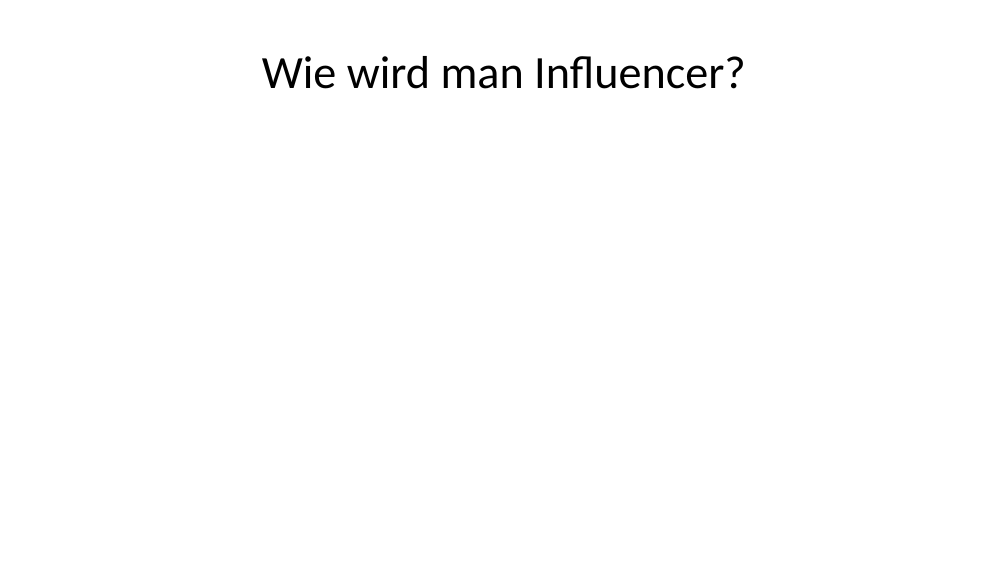
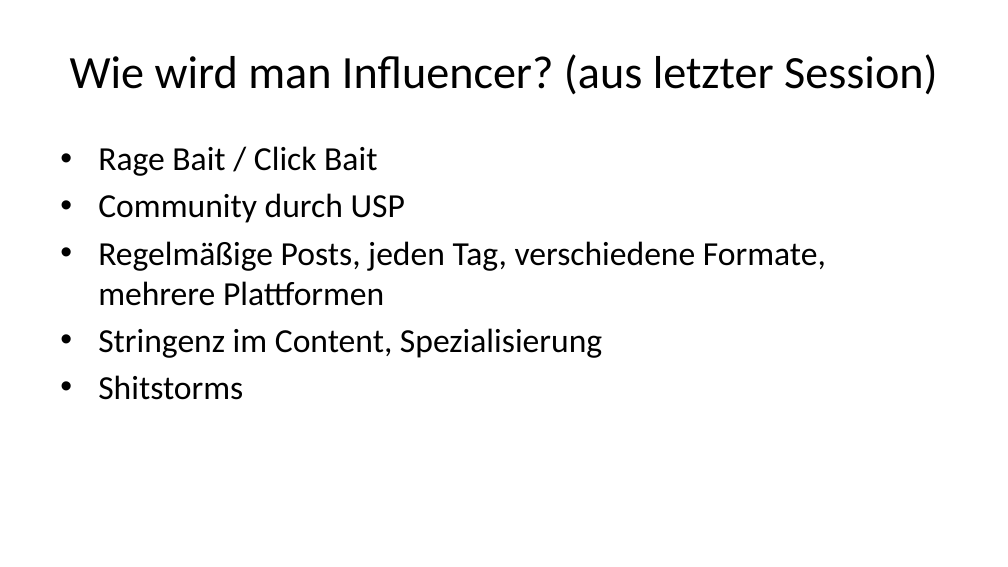
Before and after one commit to daswesen/digitale-inhalte, a slide deck: slide 55 of gdi.pptx (slide 58 before the commit). Drawn at 1008x567 pixels with LibreOffice and Linux fonts; fonts in the diff are those of the drawing. Boxes give left, top, right and bottom in pixels: in the first picture for what was removed or moved away, otherwise in the second. Text is boxed around its words. In the diff, an @@ line names an element or a change of style, - is before the commit and + after.

```diff
--- a/gdi.pptx
+++ b/gdi.pptx
@@ title at <box>70,54,937,95</box>: text changed @@
-Wie wird man Influencer?
+Wie wird man Influencer? (aus letzter Session)
@@ text added at <box>98,146,826,400</box>, 24 pt, text #000000 @@
+• Rage Bait / Click Bait
+• Community durch USP
+• Regelmäßige Posts, jeden Tag, verschiedene Formate, mehrere Plattformen
+• Stringenz im Content, Spezialisierung
+• Shitstorms
```
Also in this commit, not shown: 2 other slides changed, 11 slides added, 7 other files.
